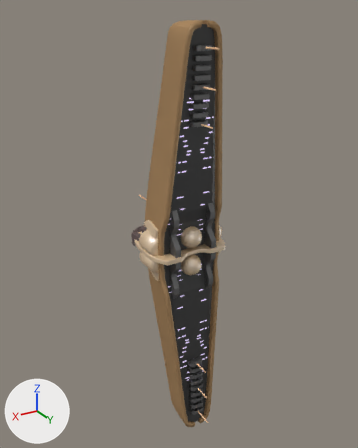
An edit to the Blender file banana_cruiser/banana_cruiser.blend, drawn before and after from the same camera.
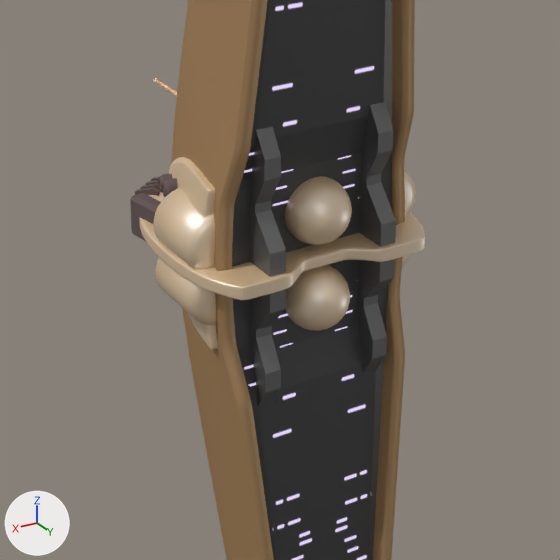
Each version appears first whole from a 50 mm lens placed at (154.0, 255.0, 142.0), pointed at (-4.0, -9.0, 10.0), and next in a close-up on the part from 25% to 75% of the width and 38% to 78% of the height. The axes (+X, +Y, +Z) are drawn at lower left. The lights are the same throughout.

In view in the first close-up: 'Back Center Protrusion', 'Internal Structure', 'RadiatorHolder1', 'RadiatorHolder3', 'Sensor Connector', 'Shell', 'Side Blob', 'Sphere'.
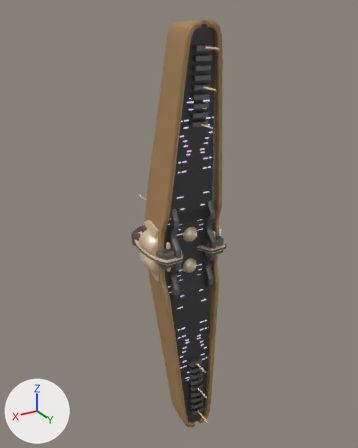
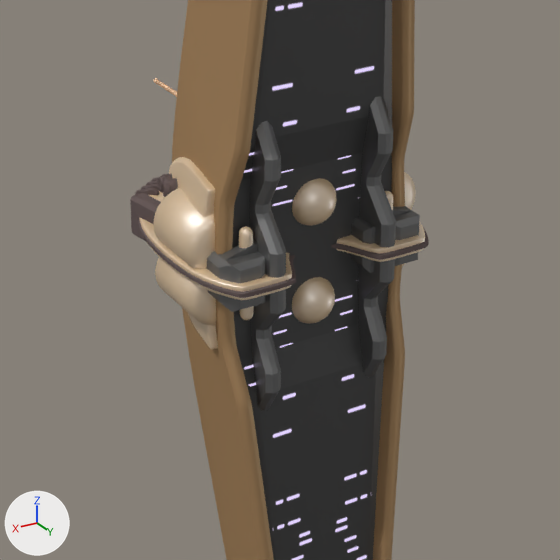
Location of each change, (x1, y1, x2, y2) in pixels of the close-ups (560 x 560 px; the box of a moved part takes in the faces that stretch with it):
'Back Center Protrusion', reshaped
    before: (250, 101, 396, 407)
    after: (250, 96, 396, 411)
'RadiatorHolder1', reshaped
    before: (139, 192, 425, 300)
    after: (139, 191, 425, 300)
'Sphere', mesh rescaled, moved
    before: (284, 176, 352, 331)
    after: (292, 178, 337, 324)
'Cube.004', added
    after: (207, 206, 420, 312)
'RadiatorHolder1.001', added
    after: (138, 220, 429, 298)
'Sphere.001', added
    after: (239, 191, 393, 320)
part 2 of me_cube_006, built on
    before: (255, 101, 396, 407)
    after: (255, 96, 396, 411)
part 3 of me_cube, moved or reshaped
    before: (286, 233, 375, 282)
    after: (286, 235, 373, 271)

The change, as a list of edits to the scene's bpy script:
```text
Change me_sphere:
    where me_sphere.from_pydata(...)  # 482 vertices, 512 faces; spans x -7.04..7.04, y -12.26..1.82, z 2.8..16.88
    used by ob_sphere; parent = ob_root; location = (0.0, 18.63, 0.0)
    me_sphere part 1: the whole mesh is scaled about its middle by 0.776, then moved by (0.0, 0.0, 1.46)
Change me_cube_006:
    used by ob_back_center_protrusion; parent = ob_root; location = (0.0, 11.4, 0.0); scale = (0.513, 1.0, 6.73)
    remove me_cube_006.from_pydata(...)  # 28 vertices, 25 faces; spans x 22.1..29.2, y -8.5..8.6, z 0.0..5.1
    add me_cube_006.from_pydata(...)  # 56 vertices, 51 faces; spans x 22.1..29.2, y -8.5..9.7, z 0.0..5.1
    me_cube_006 part 2
    13 faces are deleted
    4 vertices are added at (26.8, 9.7, 0.0), (24.4, 9.7, 0.0), (24.4, 9.7, 1.0), (26.8, 9.7, 1.0)
    12 new vertices lie (2.3, 1.0, 0.0) away from vertices in x 22.1, y -8.5..6.7, z 0.0..5.1
    12 new vertices lie (-2.4, 1.0, 0.0) away from vertices in x 29.2, y -8.5..6.7, z 0.0..5.1
    39 new faces join them
Change me_cube:
    where me_cube.from_pydata(...)  # 84 vertices, 79 faces; spans x 0.0..27.6, y -35.5..21.2, z -2.9..2.9
    used by ob_radiatorholder1; parent = ob_root; location = (0.0, 0.133, 0.0); scale = (1.0, 1.0, 0.528)
    me_cube part 3: 24 of 84 vertices moved; they spanned x 0.0..7.1, y 16.7..18.2, z -2.9..2.9 and now span x 0.0..7.1, y 10.6..14.1, z -2.9..2.9; mean shift (0.0, -5.0, 0.0); largest move (4.0, 16.7, -2.6) -> (4.0, 10.6, -2.6)
Add me_cube_014:
    me_cube_014.from_pydata(...)  # 84 vertices, 79 faces; spans x 0.0..28.0, y -36.2..21.9, z -2.9..2.9
    me_cube_014.polygons.foreach_set('use_smooth', [True] * 79)
    me_cube_014.materials.append(mat_tank_ring)  # dark grey #6a5c5b
Add me_cube_012:
    me_cube_012.from_pydata(...)  # 36 vertices, 31 faces; spans x 9.41..23.79, y 10.07..19.43, z 0.39..7.2
    me_cube_012.materials.append(mat_internal_structure_no_windows)  # its picture is missing
Add me_sphere_001:
    me_sphere_001.from_pydata(...)  # 289 vertices, 288 faces; spans x 28.87..34.16, y 23.3..28.58, z 10.02..19.34
    me_sphere_001.polygons.foreach_set('use_smooth', [True] * 288)
    me_sphere_001.materials.append(mat_hull)
Change ob_sphere:
    ob_sphere.location: (0.0, 18.63, 0.0) -> (0.0, 15.87, 0.0)
Add ob_radiatorholder1_001:
    ob_radiatorholder1_001 = bpy.data.objects.new('RadiatorHolder1.001', me_cube_014)
    ob_radiatorholder1_001.parent = ob_root
    ob_radiatorholder1_001.location = (0.0, 0.133, 0.0)
    ob_radiatorholder1_001.scale = (1.0, 1.0, 0.173)
    _m = ob_radiatorholder1_001.modifiers.new('Mirror', 'MIRROR')
    _m = ob_radiatorholder1_001.modifiers.new('Subsurf', 'SUBSURF')
    _m.levels = 2
    _m.render_levels = 3
Add ob_cube_004:
    ob_cube_004 = bpy.data.objects.new('Cube.004', me_cube_012)
    ob_cube_004.parent = ob_root
    ob_cube_004.location = (0.0, 0.0, 0.0)
    _m = ob_cube_004.modifiers.new('Mirror', 'MIRROR')
    _m.use_axis = (True, False, True)
Add ob_sphere_001:
    ob_sphere_001 = bpy.data.objects.new('Sphere.001', me_sphere_001)
    ob_sphere_001.parent = ob_root
    ob_sphere_001.location = (0.0, 0.0, 0.0)
    ob_sphere_001.scale = (0.533, 0.533, 0.533)
    _m = ob_sphere_001.modifiers.new('Mirror', 'MIRROR')
    _m.use_axis = (True, False, True)
```
